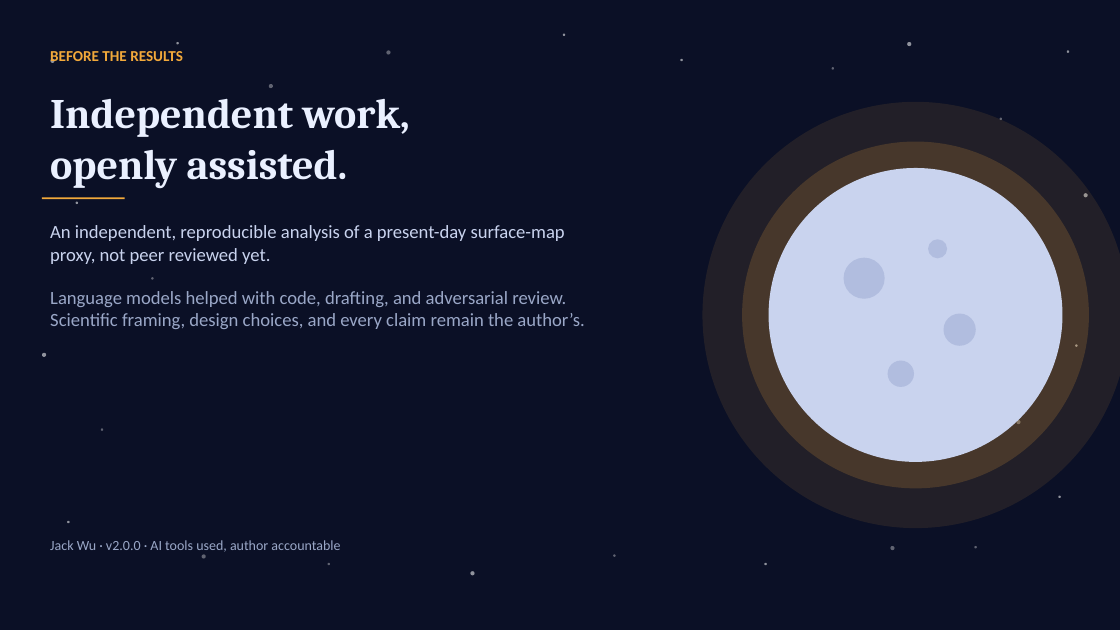
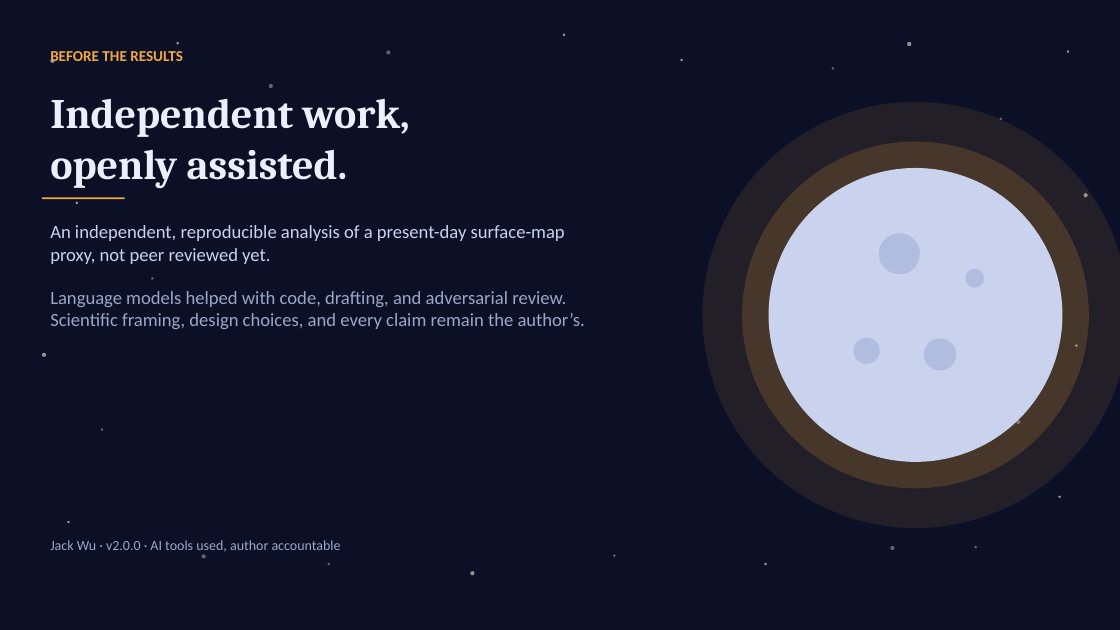
Before and after one commit to lemoon01110/Lunar-Titanium-Magnetism, a slide deck: slide 2 of Paper-and-Pitch/Pitch.pptx. Drawn at 1120x630 pixels with LibreOffice and Linux fonts; fonts in the diff are those of the drawing. Boxes give left, top, right and bottom in pixels: in the first picture for what was removed or moved away, otherwise in the second. Text is boxed around its words. In the diff, an @@ line names an element or a change of style, - is before the commit and + after.

```diff
--- a/Paper-and-Pitch/Pitch.pptx
+++ b/Paper-and-Pitch/Pitch.pptx
@@ rotation 0 to 39 degrees in 7 elements at (615,15,1120,615), (709,108,1120,522), (671,71,1120,560), (918,332,963,377), (848,332,885,369), (870,225,928,283), (961,265,989,292) @@
```
Also in this commit, not shown: 6 other slides changed, 1 other file.
